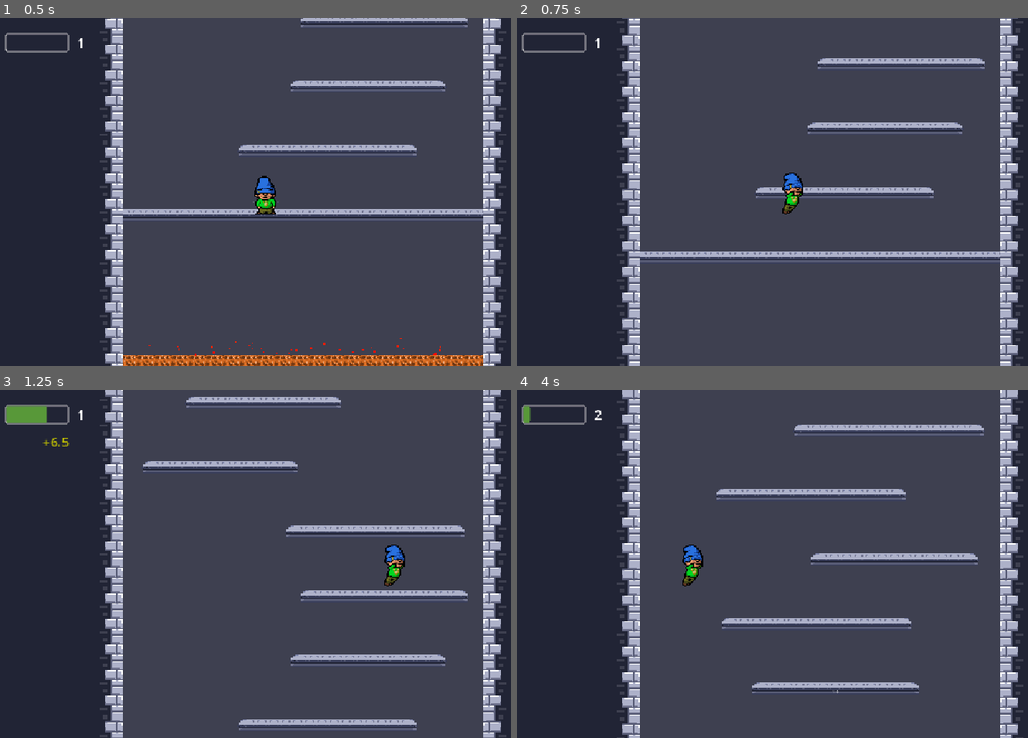
Above: before the commit, frames 1-4 (two rows, left to right).
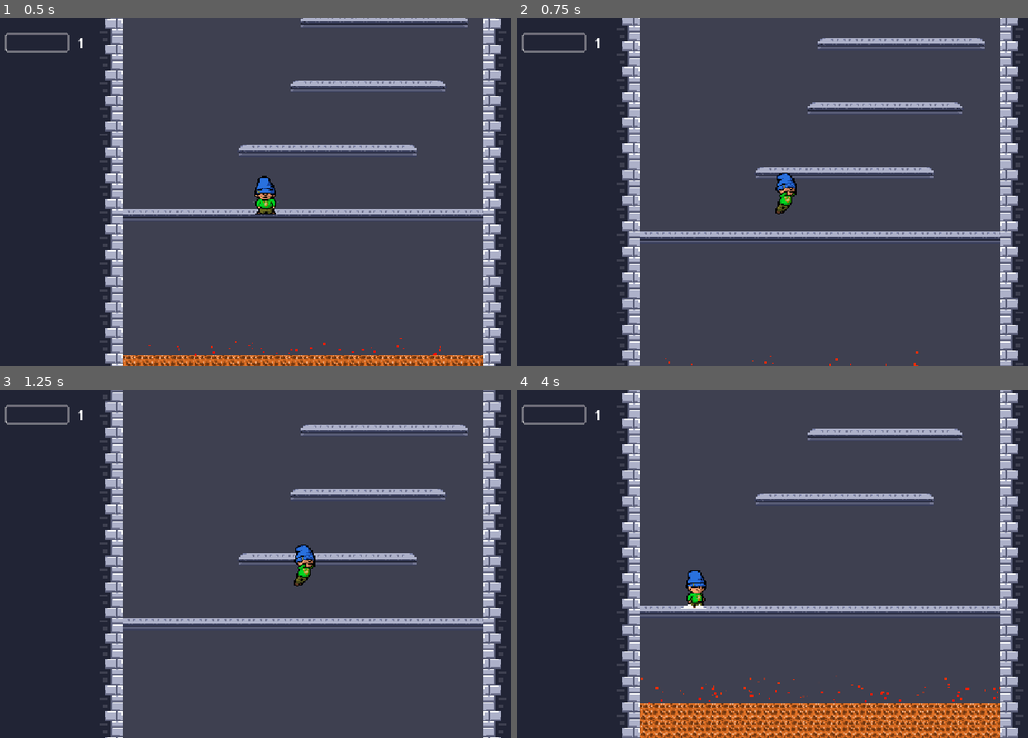
Above: after the commit, the same moments.

Repository: DoktorZnak/ice-tower-dz
Game: Godot game, scene res://scenes/main/main.tscn
The game is run twice, just before and just after one commit, with the same random seed, the same clock (stepped at 60 frames per second) and the same inputs.
Inputs (mouse positions are in pixels of both pictures, inside the frame that each line leads up to):
- Up to frame 1 (0.5 s): no input
- Up to frame 2 (0.75 s): move the mouse to (956, 174) at 0.52 s; hold D (right) from 0.53 s (still down); tap Space (jump) at 0.6 s; click (956, 174) at 0.67 s
- Up to frame 3 (1.25 s): keep holding D (right); tap Space (jump) at 0.77, 1.07 s
- Up to frame 4 (4 s): move the mouse to (695, 581) at 1.27 s; tap Space (jump) at 1.35, 1.52, 1.82, 2.1, 2.85, 3.02, 3.32, 3.6, 3.77 s; move the mouse to (879, 487) at 2.02 s; release D (right) at 2.03 s; hold A (left) 2.03-2.78 s; move the mouse to (787, 633) at 2.77 s; hold D (right) from 2.78 s (still down); click (787, 633) at 2.92 s; move the mouse to (1007, 616) at 3.52 s

Frame 1 is identical in both runs. In frame 2, 14% of the frame differs, in the area x 19-100%, y 0-100%; in frame 3, 16%; in frame 4, 20%, in the area x 1-100%, y 0-100%.

Commit message:
level progress

Diff:
--- a/scenes/_partials/death_area/death_area.gd
+++ b/scenes/_partials/death_area/death_area.gd
@@ -10,7 +10,7 @@
 	EventBus.lava_moved.emit(new_position)
 
 func _on_death_area_body_entered(_body):
-	get_tree().change_scene_to_file('res://scenes/menu/menu.tscn')
+	print('game over!')
 
 func _ready():
 	$PointAbovePlayerArea.global_position.y = -800
--- /dev/null
+++ b/scenes/_partials/player/game_level_track.gd
@@ -0,0 +1,28 @@
+extends Node
+
+var p: Player
+
+const LEVEL_THRESHOLDS = [10, 20, 30, 40]
+
+var game_score = 0
+var current_game_level = 0
+var pixels_treshold = 400
+
+func check_level_up(score):
+	var new_level = 1
+	for i in range(LEVEL_THRESHOLDS.size()):
+		if score > LEVEL_THRESHOLDS[i]:
+			new_level = i + 2
+	if new_level > current_game_level:
+		current_game_level = new_level
+		EventBus.game_level_changed.emit(current_game_level)
+
+func _ready():
+	await owner.ready
+	p = owner as Player
+
+func _physics_process(_delta):
+	var current_floor = int(abs(p.global_position.y) / pixels_treshold)
+	if current_floor > game_score:
+		game_score = current_floor
+		check_level_up(game_score)
--- a/scenes/_partials/player/player.tscn
+++ b/scenes/_partials/player/player.tscn
@@ -5,6 +5,7 @@
 [ext_resource type="Texture2D" uid="uid://cltvwnbyjkfpo" path="res://assets/PC _ Computer - Icy Tower - Playable Characters - Harold the Homeboy & Disco Dave.png" id="3_gmlin"]
 [ext_resource type="Script" uid="uid://cxm1511ym38vy" path="res://scenes/_partials/player/physics.gd" id="4_lvxji"]
 [ext_resource type="Script" uid="uid://dokd4do30c8y4" path="res://scenes/_partials/player/score_track.gd" id="5_n3dhs"]
+[ext_resource type="Script" uid="uid://yntg2tp6rtv8" path="res://scenes/_partials/player/game_level_track.gd" id="6_liuav"]
 
 [sub_resource type="ShaderMaterial" id="ShaderMaterial_dovo2"]
 shader = ExtResource("2_lvxji")
@@ -129,3 +130,6 @@
 
 [node name="ScoreTrack" type="Node" parent="." unique_id=1035473791]
 script = ExtResource("5_n3dhs")
+
+[node name="GameLevelTrack" type="Node" parent="." unique_id=1625502147]
+script = ExtResource("6_liuav")
--- a/scenes/_partials/player/score_track.gd
+++ b/scenes/_partials/player/score_track.gd
@@ -2,7 +2,7 @@
 
 var p: Player
 
-var highest_score: int = 0
+var highest_score = 0
 var pixels_treshold = 400
 
 func update_players_stats():
--- a/scenes/game_manager.gd
+++ b/scenes/game_manager.gd
@@ -1,16 +1,24 @@
 # GameManager.gd
 extends Node
 
-var stat_points: int = 40
-
 var players_stats = {
-	'acc': {'value': 200, 'label': 'Acceleration'},
-	'maxspeed': {'value': 150, 'label': 'Speed'},
-	'jump': {'value': 150, 'label': 'Jump'},
-	'friction': {'value': 200, 'label': 'Friction'},
-	'xp': {'value': 1, 'label': 'XP Bonus'},
+	'acc': {'value': 1, 'label': 'Acceleration'},
+	'maxspeed': {'value': 1, 'label': 'Speed'},
+	'jump': {'value': 1, 'label': 'Jump'},
+	'friction': {'value': 1, 'label': 'Friction'},
+	'xp': {'value': 1, 'label': 'XP Bonus'}
 }
 
 func set_stat_point(stat_name, value):
 	players_stats[stat_name]["value"] = value
 	EventBus.stats_updated.emit()
+
+
+func reset_stat_points():
+	players_stats = {
+		'acc': {'value': 1, 'label': 'Acceleration'},
+		'maxspeed': {'value': 1, 'label': 'Speed'},
+		'jump': {'value': 1, 'label': 'Jump'},
+		'friction': {'value': 1, 'label': 'Friction'},
+		'xp': {'value': 1, 'label': 'XP Bonus'}
+	}
--- a/scenes/main/main.gd
+++ b/scenes/main/main.gd
@@ -4,18 +4,15 @@
 
 func _ready():
 	randomize()
-	EventBus.game_level_changed.emit(1)
+	EventBus.player_level_changed.connect(on_player_level_up)
 
 func _process(_delta):
-	if is_game_over:
-		return
-
 	if Input.is_action_just_pressed("reset_game"):
 		get_tree().reload_current_scene()
+		GameManager.reset_stat_points()
 
 	if Input.is_action_just_pressed('pause'):
 		$UpgradeCards.open_upgrade_menu()
 
-func trigger_game_over():
-	is_game_over = true
-	get_tree().reload_current_scene()
+func on_player_level_up(new_level):
+	$UpgradeCards.open_upgrade_menu()
Not shown, added: scenes/_partials/player/game_level_track.gd.uid
Not shown, changed: assets/.DS_Store
